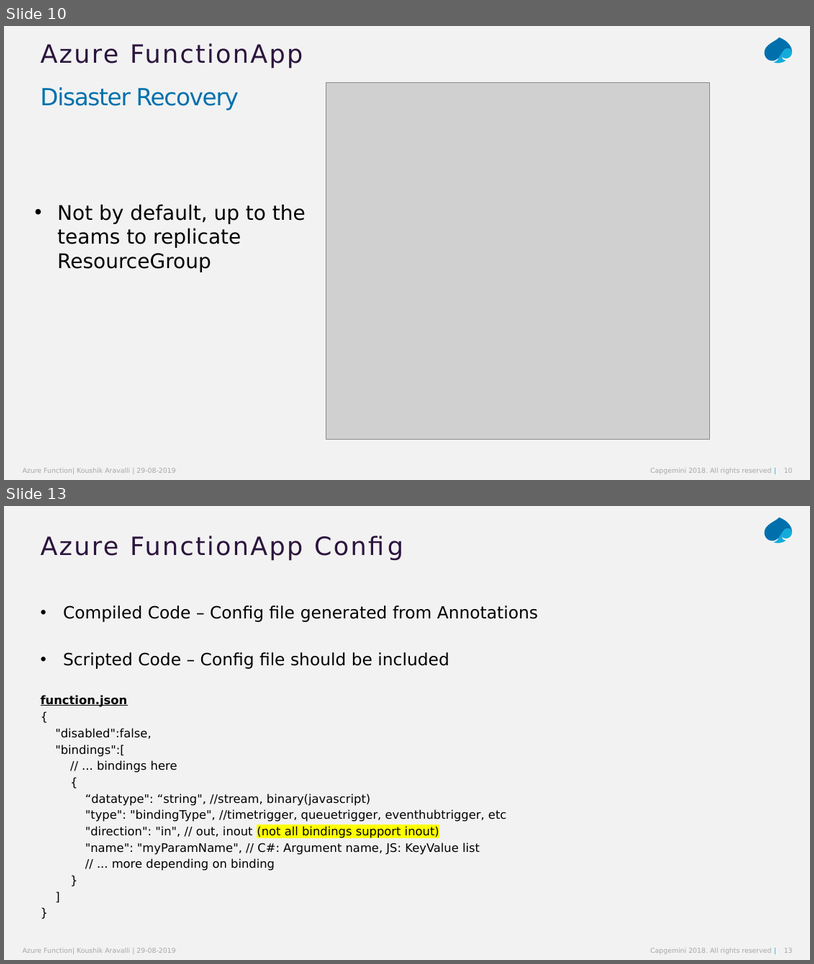
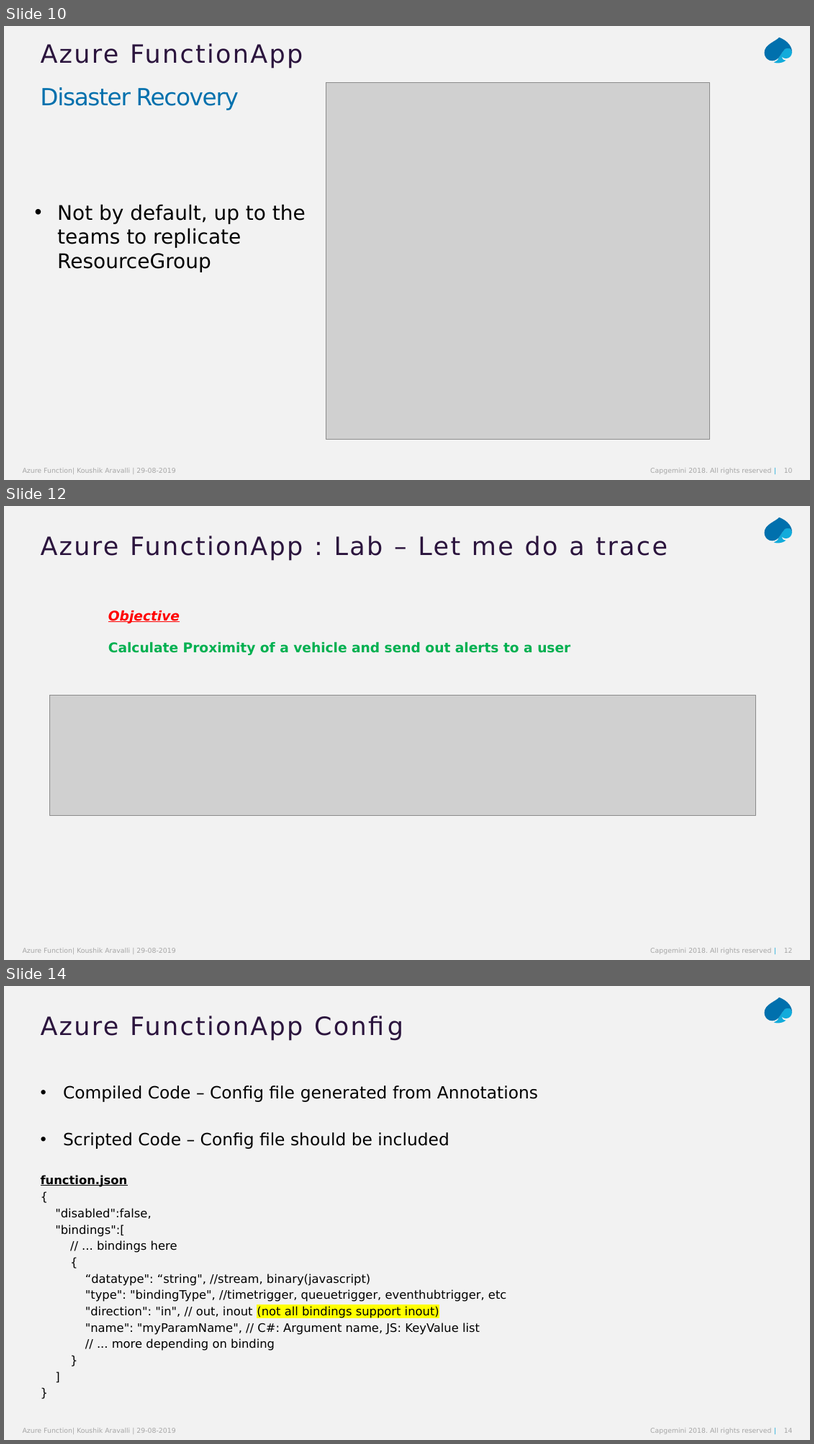
Before and after one commit to koushik-aravalli/az-function-lab, a slide deck: Azure-Function-203.pptx. Shown one above the other, each under a label of ours: slides 10 and 13 before the commit, slides 10, 12 and 14 after it; the slides between them are not shown. The pictures are 814x964 and 814x1444 pixels, drawn with LibreOffice and Linux fonts; fonts in the diff are those of the drawing; grey boxes stand for pictures. Boxes give left, top, right and bottom in pixels: in the first picture for what was removed or moved away, otherwise in the second. Text is boxed around its words. In the diff, an @@ line names an element or a change of style, - is before the commit and + after.

```diff
--- a/Azure-Function-203.pptx
+++ b/Azure-Function-203.pptx
@@ slide 12 added at (4, 506, 810, 960), background #F2F2F2; not listed: 5 template elements that a slide beside it also shows @@
@@ title added at (41, 536, 668, 561), 30 pt, text #2B143D @@
+Azure FunctionApp : Lab – Let me do a trace
@@ text added at (108, 610, 571, 655), 16 pt, text #00B050, bold @@
+Objective
+Calculate Proximity of a vehicle and send out alerts to a user
@@ picture added at (50, 695, 756, 815) @@
@@ what was slide 13 is now slide 14 @@
@@ page number at (784, 1427, 793, 1432): text changed @@
-13
+14
```
Also in this commit, not shown: 2 slides changed, 1 other slide added, 1 slide removed.
